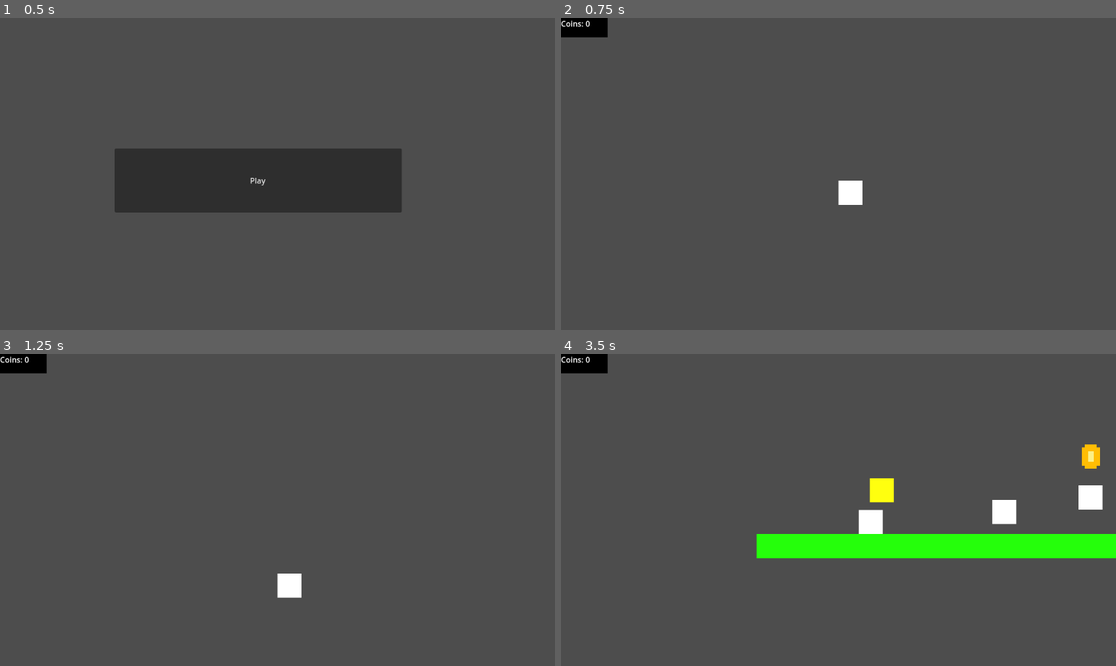
Above: before the commit, frames 1-4 (two rows, left to right).
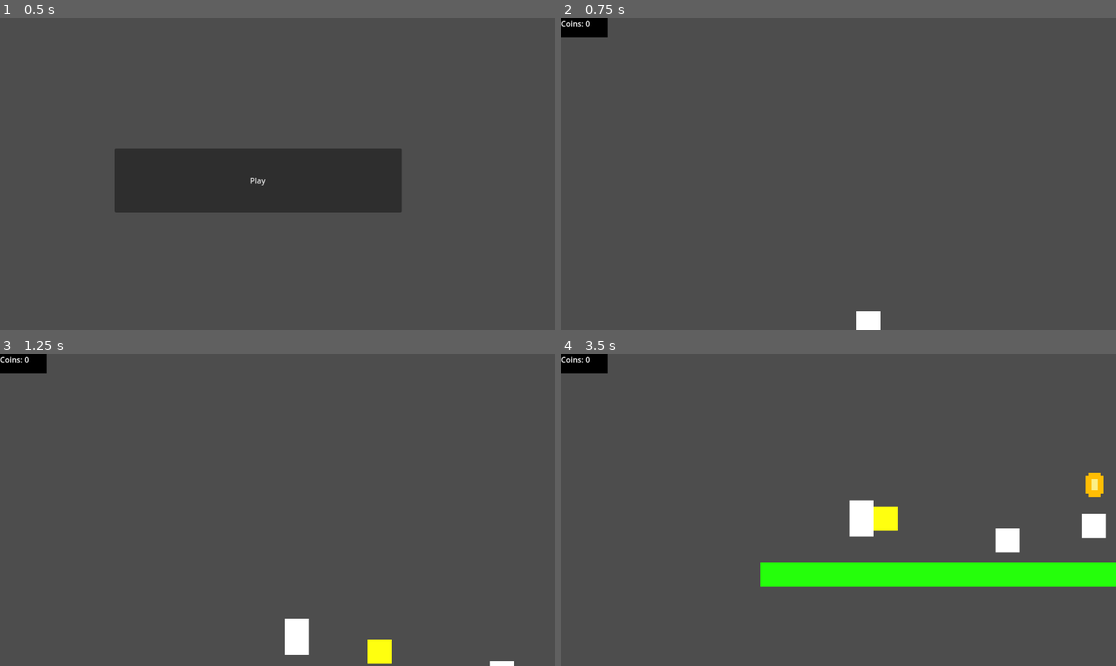
Above: after the commit, the same moments.

Repository: nech14/godoMario
Game: Godot game, scene res://scenes/menu/main_menu.tscn
The game is run twice, just before and just after one commit, with the same random seed, the same clock (stepped at 60 frames per second) and the same inputs.
Inputs (mouse positions are in pixels of both pictures, inside the frame that each line leads up to):
- Up to frame 1 (0.5 s): no input
- Up to frame 2 (0.75 s): click "Play" at 0.5 s
- Up to frame 3 (1.25 s): no input
- Up to frame 4 (3.5 s): tap Enter (ui_accept) at 1.25, 1.52, 1.55, 1.82, 2.1, 2.27, 2.57, 3.05 s; move the mouse to (960, 494) at 1.27 s; hold Right (ui_right) 1.28-2.03 s; hold Shift (ui_sprint) 1.28-2.03 s; click (960, 494) at 1.42 s; move the mouse to (727, 525) at 2.02 s; hold Down (ui_down) 2.03-2.78 s; tap Shift (ui_sprint) at 2.3 s; move the mouse to (894, 441) at 2.77 s; hold Right (ui_right) from 2.78 s (still down); hold Shift (ui_sprint) from 2.78 s (still down)

Frame 1 is identical in both runs. In frame 2, 0.6% of the frame differs, in the area x 49-58%, y 52-100%; in frame 3, 1.3%; in frame 4, 12%, in the area x 35-100%, y 28-75%.

Commit message:
Added big form and fun for sitting

Diff:
--- a/objects/bonuses/item/item.gd
+++ b/objects/bonuses/item/item.gd
@@ -18,5 +18,5 @@
 
 
 func _on_area_2d_area_entered(area: Area2D) -> void:
-	if area.name == "charater":
+	if area.name == "hitBox":
 		_below()
--- a/objects/character/player.gd
+++ b/objects/character/player.gd
@@ -14,20 +14,50 @@
 @export var matHealth = 1
 @onready var currentHealth = 1
 
+var sprite_small: ColorRect
+var sprite_big: ColorRect
+var sprite_sitting: ColorRect
+var sprite: ColorRect
+
+var ducking: bool = false:
+	set(value):
+		var old_value: bool = ducking
+		ducking = value
+		if old_value != value:
+			_updat_poweru_state_settings()
+
+enum PowerupState{
+	SMALL,
+	BIG,
+	CAPE,
+	FIRE
+}
+
+var powerup_state: PowerupState = PowerupState.BIG:
+	set(value):
+		powerup_state = value
+		_updat_poweru_state_settings()
+
 func _physics_process(delta: float) -> void:
 
 	if not is_on_floor():
 		velocity += get_gravity() * delta
 
 	# Handle jump.
-	if Input.is_action_just_pressed("ui_accept") and is_on_floor():
+	if Input.is_action_just_pressed("ui_accept") and is_on_floor() and !ducking:
 		velocity.y = _jump_speed()
+
+	if Input.is_action_pressed("ui_down") and is_on_floor():  # Проверяем, нажата ли клавиша "вниз"
+		ducking = true
+
+	elif ducking:
+		ducking = false
 
 	if can_move:
 		var direction := Input.get_axis("ui_left", "ui_right")
 
 		if direction != 0:
-			if Input.is_action_pressed("ui_sprint"):
+			if Input.is_action_pressed("ui_sprint") and !ducking:
 				# Увеличиваем P-метр по мере удержания кнопки бега
 				p_meter = min(p_meter + delta, character_parametrs.max_p_meter)
 				is_running = p_meter >= character_parametrs.max_p_meter
@@ -54,10 +84,19 @@
 	move_and_slide()
 
 
+
 func _ready() -> void:
 	character_parametrs = load("res://objects/character/character_parametrs.tres") as Character_parametrs
 
 	add_to_group("player")
+
+	sprite_small = $ColorRect
+	sprite_big = $BigCharacter
+	sprite_sitting = $BigCharacterSitting
+
+	_updat_poweru_state_settings()
+
+
 
 
 func _jump_speed():
@@ -84,3 +123,34 @@
 			get_tree().change_scene_to_file("res://scenes/status_screens/dead_scean.tscn")
 
 	pass # Replace with function body.
+
+
+
+func _small():
+	return powerup_state == PowerupState.SMALL
+
+
+func _updat_poweru_state_settings() -> void:
+
+	var should_use_small_sprite: bool = _small()
+	sprite_small.set_deferred("visible", should_use_small_sprite)
+	sprite_big.set_deferred("visible", !should_use_small_sprite)
+	sprite_sitting.set_deferred("visible", false)
+	sprite = sprite_small if _small() else sprite_big
+
+	if ducking:
+		sprite.set_deferred("visible", false)
+		sprite = sprite_sitting
+		sprite.set_deferred("visible", true)
+
+
+	var should_use_small_hitbox: bool = _small() or ducking
+	var small_collision_shapes: Array = get_tree().get_nodes_in_group("player_hitbox_small")
+	var big_collision_shape: Array = get_tree().get_nodes_in_group("player_hitbox_big")
+	var collision_shapes: Array = small_collision_shapes + big_collision_shape
+	for shape in collision_shapes:
+		var should_activate: bool = (
+			(should_use_small_hitbox and shape.is_in_group("player_hitbox_small")
+			or (not should_use_small_hitbox and shape.is_in_group("player_hitbox_big")))
+			)
+		shape.set_deferred("disabled", !should_activate)
--- a/objects/character/player.tscn
+++ b/objects/character/player.tscn
@@ -6,17 +6,18 @@
 size = Vector2(9, 1)
 
 [sub_resource type="SeparationRayShape2D" id="SeparationRayShape2D_ell64"]
+length = 20.0803
+
+[sub_resource type="RectangleShape2D" id="RectangleShape2D_lw1ua"]
+size = Vector2(40, 60)
 
 [sub_resource type="RectangleShape2D" id="RectangleShape2D_v2xx0"]
 size = Vector2(16, 15)
 
-[sub_resource type="RectangleShape2D" id="RectangleShape2D_lw1ua"]
-size = Vector2(40, 40)
-
 [node name="Player" type="CharacterBody2D"]
 script = ExtResource("1_87m65")
 
-[node name="ColorRect" type="ColorRect" parent="."]
+[node name="ColorRect" type="ColorRect" parent="." groups=["player_hitbox_small"]]
 offset_right = 40.0
 offset_bottom = 40.0
 metadata/_edit_use_anchors_ = true
@@ -24,79 +25,173 @@
 [node name="charater" type="Area2D" parent="."]
 position = Vector2(20, 20)
 
-[node name="CollisionShape2D" type="CollisionShape2D" parent="charater"]
+[node name="small" type="CollisionShape2D" parent="charater" groups=["player_hitbox_small"]]
 position = Vector2(0, -20.5)
 shape = SubResource("RectangleShape2D_0byf2")
 
-[node name="Bottom" type="CollisionShape2D" parent="."]
+[node name="big" type="CollisionShape2D" parent="charater" groups=["player_hitbox_big"]]
+position = Vector2(0, -40.5)
+shape = SubResource("RectangleShape2D_0byf2")
+
+[node name="BottomSmall" type="CollisionShape2D" parent="." groups=["player_hitbox_small"]]
 position = Vector2(20, 20)
 scale = Vector2(5, 1)
 shape = SubResource("SeparationRayShape2D_ell64")
 
-[node name="Head" type="CollisionShape2D" parent="."]
+[node name="HeadSmall" type="CollisionShape2D" parent="." groups=["player_hitbox_small"]]
 position = Vector2(20, 20)
 rotation = 3.14159
 scale = Vector2(7, 1)
 shape = SubResource("SeparationRayShape2D_ell64")
 
-[node name="Left" type="CollisionShape2D" parent="."]
+[node name="LeftSmall" type="CollisionShape2D" parent="." groups=["player_hitbox_small"]]
 position = Vector2(20, 20)
 rotation = 1.5708
 scale = Vector2(5, 1)
 shape = SubResource("SeparationRayShape2D_ell64")
 
-[node name="Right" type="CollisionShape2D" parent="."]
+[node name="RightSmall" type="CollisionShape2D" parent="." groups=["player_hitbox_small"]]
 position = Vector2(20, 20)
 rotation = -1.5708
 scale = Vector2(5, 1)
 shape = SubResource("SeparationRayShape2D_ell64")
 
-[node name="Head2" type="CollisionShape2D" parent="."]
+[node name="hitBox" type="Area2D" parent="."]
+visible = false
+
+[node name="small" type="CollisionShape2D" parent="hitBox" groups=["player_hitbox_small"]]
+position = Vector2(20, 20)
+shape = SubResource("RectangleShape2D_lw1ua")
+debug_color = Color(0.962126, 0.097831, 0.42837, 0.42)
+
+[node name="big" type="CollisionShape2D" parent="hitBox" groups=["player_hitbox_big"]]
+position = Vector2(20, 10)
+shape = SubResource("RectangleShape2D_lw1ua")
+debug_color = Color(0.962126, 0.097831, 0.42837, 0.42)
+
+[node name="BodySmall" type="CollisionShape2D" parent="." groups=["player_hitbox_small"]]
+position = Vector2(20, 20)
+scale = Vector2(0.2, 0.2)
+shape = SubResource("RectangleShape2D_v2xx0")
+
+[node name="Head2Small" type="CollisionShape2D" parent="." groups=["player_hitbox_small"]]
 position = Vector2(20, 2)
 scale = Vector2(0.2, 0.2)
 shape = SubResource("RectangleShape2D_v2xx0")
 
-[node name="HeadLeft" type="CollisionShape2D" parent="."]
+[node name="BodyLeftSmall" type="CollisionShape2D" parent="." groups=["player_hitbox_small"]]
+position = Vector2(7, 30)
+scale = Vector2(0.2, 0.2)
+shape = SubResource("RectangleShape2D_v2xx0")
+
+[node name="BodyRightSmall" type="CollisionShape2D" parent="." groups=["player_hitbox_small"]]
+position = Vector2(33, 30)
+scale = Vector2(0.2, 0.2)
+shape = SubResource("RectangleShape2D_v2xx0")
+
+[node name="FootLeftSmall" type="CollisionShape2D" parent="." groups=["player_hitbox_small"]]
+position = Vector2(10, 33)
+scale = Vector2(0.2, 0.2)
+shape = SubResource("RectangleShape2D_v2xx0")
+
+[node name="FootRightSmall" type="CollisionShape2D" parent="." groups=["player_hitbox_small"]]
+position = Vector2(30, 33)
+scale = Vector2(0.2, 0.2)
+shape = SubResource("RectangleShape2D_v2xx0")
+
+[node name="HeadLeftSmall" type="CollisionShape2D" parent="." groups=["player_hitbox_small"]]
 position = Vector2(8, 13)
 scale = Vector2(0.2, 0.2)
 shape = SubResource("RectangleShape2D_v2xx0")
 
-[node name="HeadRight" type="CollisionShape2D" parent="."]
+[node name="HeadRightSmall" type="CollisionShape2D" parent="." groups=["player_hitbox_small"]]
 position = Vector2(32, 13)
 scale = Vector2(0.2, 0.2)
 shape = SubResource("RectangleShape2D_v2xx0")
 
-[node name="Body" type="CollisionShape2D" parent="."]
+[node name="BigCharacter" type="ColorRect" parent="." groups=["player_hitbox_big"]]
+offset_top = -20.0
+offset_right = 40.0
+offset_bottom = 40.0
+
+[node name="BigCharacterSitting" type="ColorRect" parent="."]
+visible = false
+offset_right = 40.0
+offset_bottom = 40.0
+
+[node name="BottomBig" type="CollisionShape2D" parent="." groups=["player_hitbox_big"]]
+visible = false
 position = Vector2(20, 20)
+scale = Vector2(5, 1)
+shape = SubResource("SeparationRayShape2D_ell64")
+
+[node name="HeadBig" type="CollisionShape2D" parent="." groups=["player_hitbox_big"]]
+visible = false
+position = Vector2(20, 5)
+rotation = 3.14159
+scale = Vector2(7, 1.245)
+shape = SubResource("SeparationRayShape2D_ell64")
+
+[node name="LeftBig" type="CollisionShape2D" parent="." groups=["player_hitbox_big"]]
+visible = false
+position = Vector2(20, 10)
+rotation = 1.5708
+scale = Vector2(10, 1)
+shape = SubResource("SeparationRayShape2D_ell64")
+
+[node name="RightBig" type="CollisionShape2D" parent="." groups=["player_hitbox_big"]]
+visible = false
+position = Vector2(20, 10)
+rotation = -1.5708
+scale = Vector2(10, 1)
+shape = SubResource("SeparationRayShape2D_ell64")
+
+[node name="BodyBig" type="CollisionShape2D" parent="." groups=["player_hitbox_big"]]
+visible = false
+position = Vector2(20, 10)
 scale = Vector2(0.2, 0.2)
 shape = SubResource("RectangleShape2D_v2xx0")
 
-[node name="BodyLeft" type="CollisionShape2D" parent="."]
+[node name="Head2Big" type="CollisionShape2D" parent="." groups=["player_hitbox_big"]]
+visible = false
+position = Vector2(20, -18)
+scale = Vector2(0.2, 0.2)
+shape = SubResource("RectangleShape2D_v2xx0")
+
+[node name="BodyLeftBig" type="CollisionShape2D" parent="." groups=["player_hitbox_big"]]
+visible = false
 position = Vector2(7, 30)
 scale = Vector2(0.2, 0.2)
 shape = SubResource("RectangleShape2D_v2xx0")
 
-[node name="BodyRight" type="CollisionShape2D" parent="."]
+[node name="BodyRightBig" type="CollisionShape2D" parent="." groups=["player_hitbox_big"]]
+visible = false
 position = Vector2(33, 30)
 scale = Vector2(0.2, 0.2)
 shape = SubResource("RectangleShape2D_v2xx0")
 
-[node name="FootLeft" type="CollisionShape2D" parent="."]
+[node name="FootLeftBig" type="CollisionShape2D" parent="." groups=["player_hitbox_big"]]
+visible = false
 position = Vector2(10, 33)
 scale = Vector2(0.2, 0.2)
 shape = SubResource("RectangleShape2D_v2xx0")
 
-[node name="FootRight" type="CollisionShape2D" parent="."]
+[node name="FootRightBig" type="CollisionShape2D" parent="." groups=["player_hitbox_big"]]
+visible = false
 position = Vector2(30, 33)
 scale = Vector2(0.2, 0.2)
 shape = SubResource("RectangleShape2D_v2xx0")
 
-[node name="hitBox" type="Area2D" parent="."]
+[node name="HeadLeftBig" type="CollisionShape2D" parent="." groups=["player_hitbox_big"]]
 visible = false
+position = Vector2(8, -5)
+scale = Vector2(0.2, 0.2)
+shape = SubResource("RectangleShape2D_v2xx0")
 
-[node name="CollisionShape2D" type="CollisionShape2D" parent="hitBox"]
-position = Vector2(20, 20)
-shape = SubResource("RectangleShape2D_lw1ua")
-debug_color = Color(0.962126, 0.097831, 0.42837, 0.42)
+[node name="HeadRightBig" type="CollisionShape2D" parent="." groups=["player_hitbox_big"]]
+visible = false
+position = Vector2(32, -5)
+scale = Vector2(0.2, 0.2)
+shape = SubResource("RectangleShape2D_v2xx0")
 
 [connection signal="area_entered" from="hitBox" to="." method="_on_hit_box_area_entered"]
--- a/scenes/lvls/lvl_1.tscn
+++ b/scenes/lvls/lvl_1.tscn
@@ -26,6 +26,7 @@
 [node name="MainScene" type="Node2D"]
 
 [node name="Player" parent="." instance=ExtResource("1_bijtm")]
+position = Vector2(36, 284)
 
 [node name="StaticBody2D" type="StaticBody2D" parent="."]
 position = Vector2(36, 604)
@@ -70,6 +71,7 @@
 spawner_scene = ExtResource("6_spjtp")
 
 [node name="PhantomCamera2D" type="Node2D" parent="." node_paths=PackedStringArray("follow_target")]
+position = Vector2(36, 284)
 script = ExtResource("8_w3jef")
 follow_mode = 5
 follow_target = NodePath("../Player")
@@ -80,6 +82,7 @@
 
 [node name="Camera2D" type="Camera2D" parent="."]
 physics_interpolation_mode = 1
+position = Vector2(18.6, 146.733)
 zoom = Vector2(1.25, 1.25)
 
 [node name="PhantomCameraHost" type="Node" parent="Camera2D"]
Binary file added: scenes/tilemap/main.png
Not shown, added: scenes/tilemap/main.png.import
